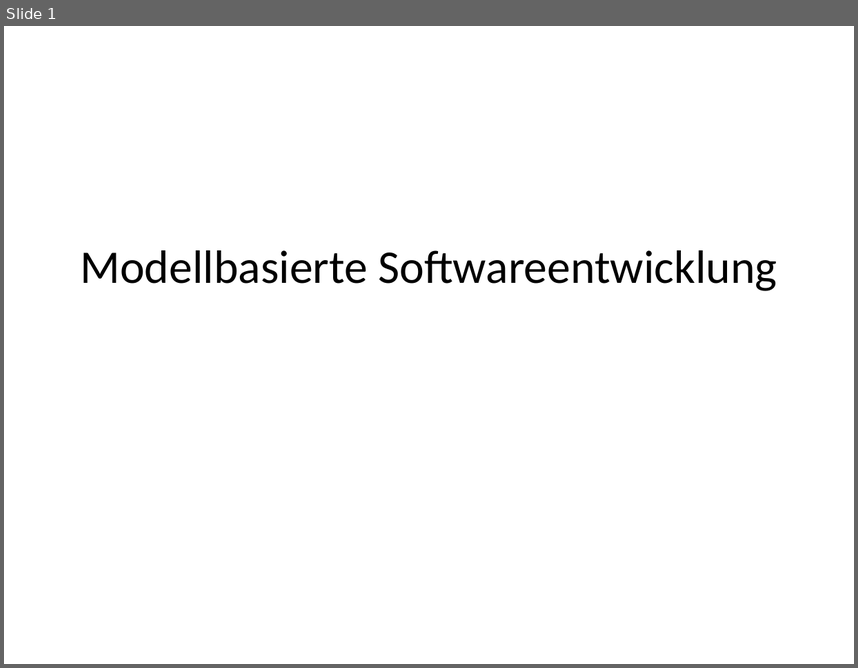
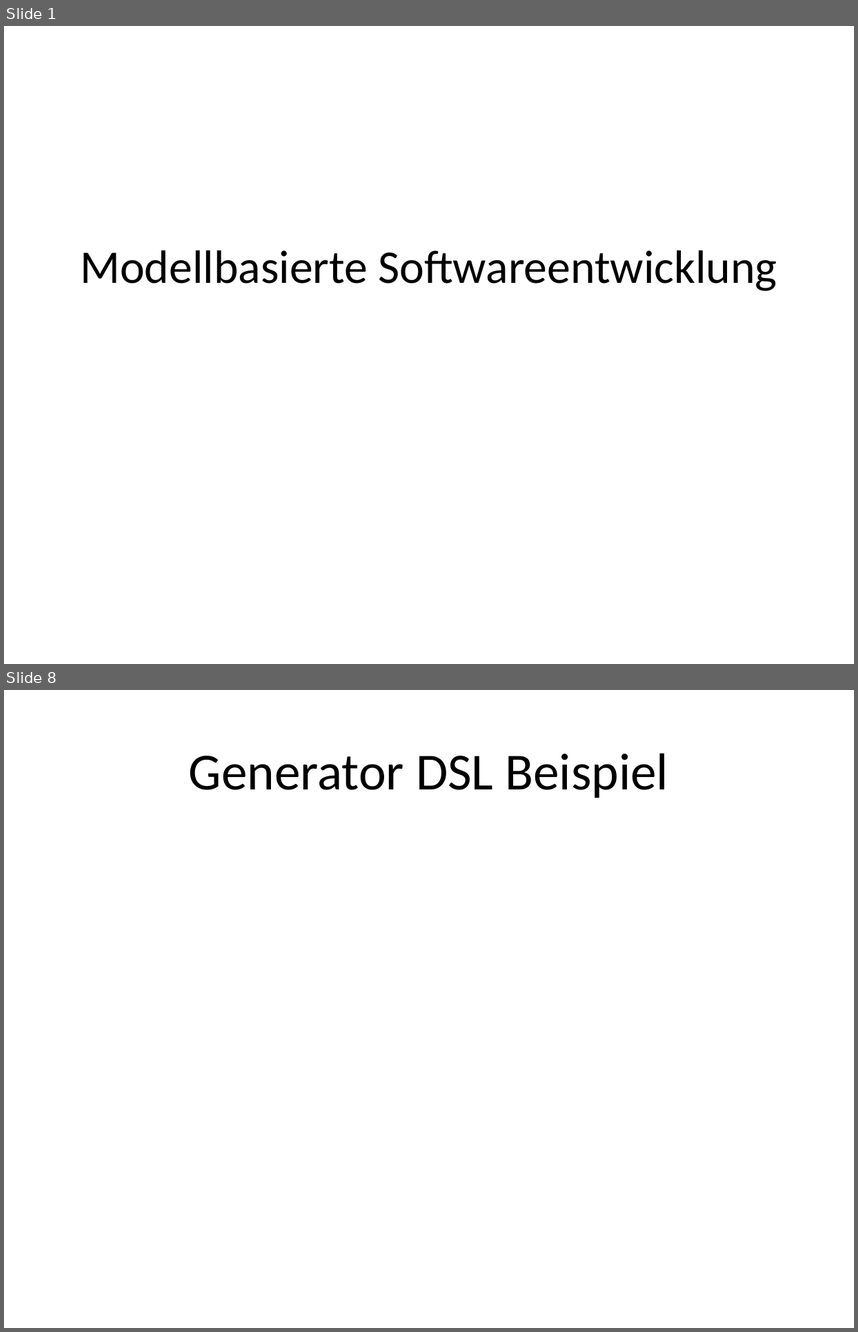
Before and after one commit to AlexanderKnueppel/bibtex2html, a slide deck: documents/Praesentation_28_01_2015/Modellbasierte Softwareentwicklung.pptx. Shown one above the other, each under a label of ours: slide 1 before the commit, slides 1 and 8 after it; the slides between them are not shown. The pictures are 858x668 and 858x1332 pixels, drawn with LibreOffice and Linux fonts; fonts in the diff are those of the drawing. Boxes give left, top, right and bottom in pixels: in the first picture for what was removed or moved away, otherwise in the second. Text is boxed around its words. In the diff, an @@ line names an element or a change of style, - is before the commit and + after.

```diff
--- a/documents/Praesentation_28_01_2015/Modellbasierte Softwareentwicklung.pptx
+++ b/documents/Praesentation_28_01_2015/Modellbasierte Softwareentwicklung.pptx
@@ slide 8 added at (4,690,854,1328), background #FFFFFF @@
@@ title added at (189,753,668,798), 44 pt, text #000000 @@
+Generator DSL Beispiel
```
Also in this commit, not shown: 8 other slides added.
